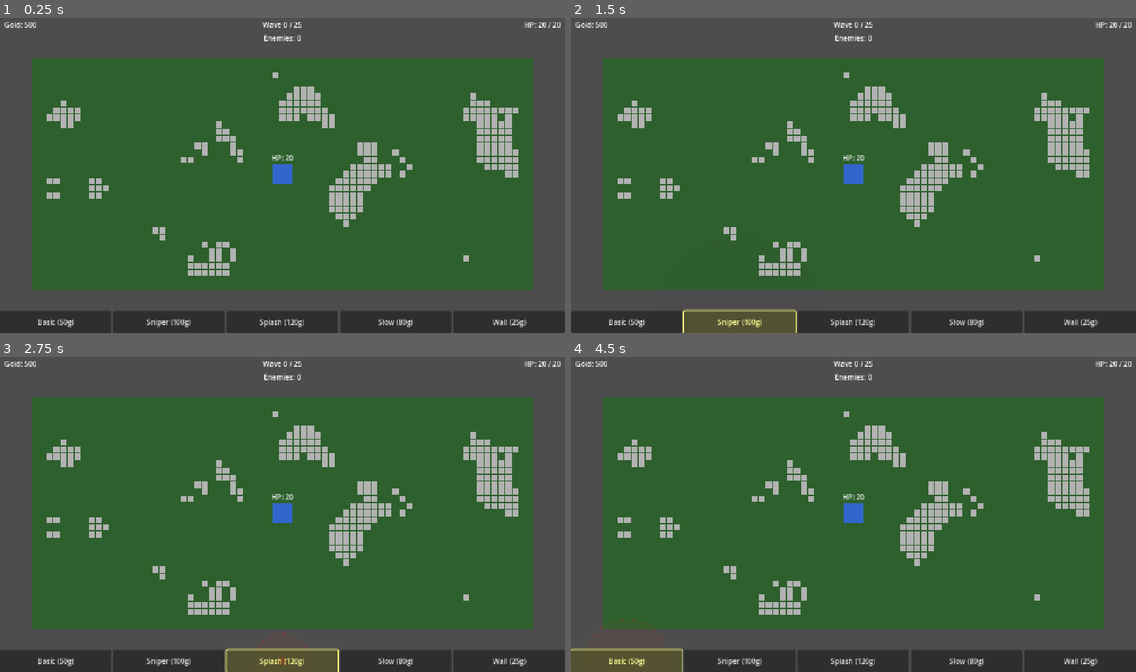
Above: before the commit, frames 1-4 (two rows, left to right).
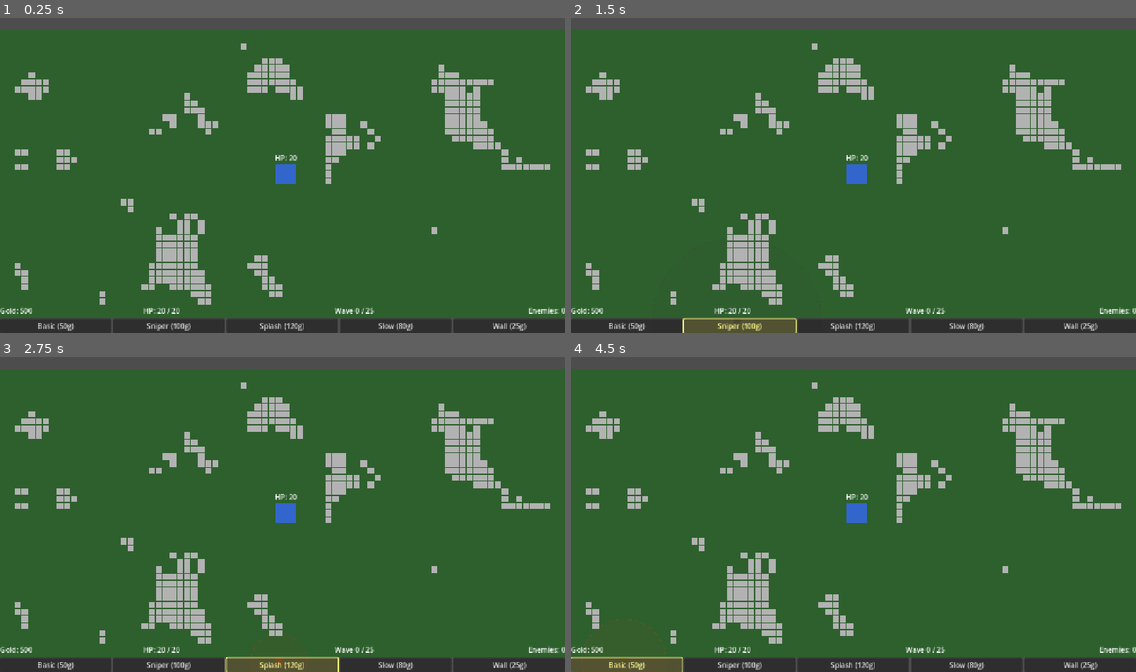
Above: after the commit, the same moments.

Repository: 3dw4rd1/OC_Tower_defense
Game: Godot game, scene res://scenes/levels/main.tscn
Same seed, same stepped clock (60 frames per second), same inputs: the game is played once before the commit and once after it.
Inputs:
- Up to frame 1 (0.25 s): no input
- Up to frame 2 (1.5 s): click "Basic (50g)" at 0.5 s; click "Sniper (100g)" at 1.25 s
- Up to frame 3 (2.75 s): click "Splash (120g)" at 2 s
- Up to frame 4 (4.5 s): click "Slow (80g)" at 2.75 s; click "Wall (25g)" at 3.5 s; click "Basic (50g)" at 4.25 s

The runs differ from the first frame. In frame 1, 35% of the frame differs, in the area x 0-100%, y 1-100%; in frame 2, 36%; in frame 3, 36%; in frame 4, 36%.

Commit message:
feat: scale map to 80x41, move stats to bottom HUD

Diff:
--- a/game/scenes/levels/main.tscn
+++ b/game/scenes/levels/main.tscn
@@ -9,10 +9,10 @@
 script = ExtResource("1_main")
 
 [node name="GameMap" parent="." instance=ExtResource("2_gamemap")]
-position = Vector2(0, 50)
+position = Vector2(0, 0)
 
 [node name="Base" parent="." instance=ExtResource("3_base")]
-position = Vector2(568, 314)
+position = Vector2(648, 328)
 
 [node name="EnemiesContainer" type="Node2D" parent="."]
 
@@ -21,6 +21,6 @@
 [node name="ObstaclesContainer" type="Node2D" parent="."]
 
 [node name="Camera2D" type="Camera2D" parent="."]
-position = Vector2(568, 314)
+position = Vector2(640, 328)
 
 [node name="HUD" parent="." instance=ExtResource("4_hud")]
--- a/game/scenes/ui/hud.tscn
+++ b/game/scenes/ui/hud.tscn
@@ -5,68 +5,57 @@
 [node name="HUD" type="CanvasLayer"]
 script = ExtResource("1_hud")
 
-[node name="GoldLabel" type="Label" parent="."]
-offset_left = 10.0
-offset_top = 10.0
-offset_right = 200.0
-offset_bottom = 36.0
+[node name="BottomBar" type="VBoxContainer" parent="."]
+anchor_left = 0.0
+anchor_right = 1.0
+anchor_top = 1.0
+anchor_bottom = 1.0
+offset_top = -64.0
+offset_bottom = 0.0
+
+[node name="StatsBar" type="HBoxContainer" parent="BottomBar"]
+custom_minimum_size = Vector2(0, 28)
+theme_override_constants/separation = 20
+
+[node name="GoldLabel" type="Label" parent="BottomBar/StatsBar"]
+size_flags_horizontal = 3
 text = "Gold: 100"
 
-[node name="HPLabel" type="Label" parent="."]
-anchor_left = 1.0
-anchor_right = 1.0
-offset_left = -200.0
-offset_top = 10.0
-offset_right = -10.0
-offset_bottom = 36.0
+[node name="HPLabel" type="Label" parent="BottomBar/StatsBar"]
+size_flags_horizontal = 3
 text = "HP: 20 / 20"
-horizontal_alignment = 2
 
-[node name="WaveLabel" type="Label" parent="."]
-anchor_left = 0.5
-anchor_right = 0.5
-offset_left = -100.0
-offset_top = 10.0
-offset_right = 100.0
-offset_bottom = 36.0
+[node name="WaveLabel" type="Label" parent="BottomBar/StatsBar"]
+size_flags_horizontal = 3
 text = "Wave 0 / 10"
 horizontal_alignment = 1
 
-[node name="EnemyCountLabel" type="Label" parent="."]
-anchor_left = 0.5
-anchor_right = 0.5
-offset_left = -100.0
-offset_top = 40.0
-offset_right = 100.0
-offset_bottom = 62.0
+[node name="EnemyCountLabel" type="Label" parent="BottomBar/StatsBar"]
+size_flags_horizontal = 3
 text = "Enemies: 0"
-horizontal_alignment = 1
+horizontal_alignment = 2
 
-[node name="TowerPanel" type="HBoxContainer" parent="."]
-anchor_top = 1.0
-anchor_bottom = 1.0
-anchor_right = 1.0
-offset_top = -50.0
-offset_bottom = 0.0
+[node name="TowerPanel" type="HBoxContainer" parent="BottomBar"]
+size_flags_vertical = 3
 alignment = 1
 
-[node name="BasicBtn" type="Button" parent="TowerPanel"]
+[node name="BasicBtn" type="Button" parent="BottomBar/TowerPanel"]
 size_flags_horizontal = 3
 text = "Basic (50g)"
 
-[node name="SniperBtn" type="Button" parent="TowerPanel"]
+[node name="SniperBtn" type="Button" parent="BottomBar/TowerPanel"]
 size_flags_horizontal = 3
 text = "Sniper (100g)"
 
-[node name="SplashBtn" type="Button" parent="TowerPanel"]
+[node name="SplashBtn" type="Button" parent="BottomBar/TowerPanel"]
 size_flags_horizontal = 3
 text = "Splash (120g)"
 
-[node name="SlowBtn" type="Button" parent="TowerPanel"]
+[node name="SlowBtn" type="Button" parent="BottomBar/TowerPanel"]
 size_flags_horizontal = 3
 text = "Slow (80g)"
 
-[node name="WallBtn" type="Button" parent="TowerPanel"]
+[node name="WallBtn" type="Button" parent="BottomBar/TowerPanel"]
 size_flags_horizontal = 3
 text = "Wall (25g)"
 
@@ -134,10 +123,10 @@
 offset_bottom = 36.0
 text = "Play Again"
 
-[connection signal="pressed" from="TowerPanel/BasicBtn" to="." method="_on_basic_button_pressed"]
-[connection signal="pressed" from="TowerPanel/SniperBtn" to="." method="_on_sniper_button_pressed"]
-[connection signal="pressed" from="TowerPanel/SplashBtn" to="." method="_on_splash_button_pressed"]
-[connection signal="pressed" from="TowerPanel/SlowBtn" to="." method="_on_slow_button_pressed"]
-[connection signal="pressed" from="TowerPanel/WallBtn" to="." method="_on_wall_button_pressed"]
+[connection signal="pressed" from="BottomBar/TowerPanel/BasicBtn" to="." method="_on_basic_button_pressed"]
+[connection signal="pressed" from="BottomBar/TowerPanel/SniperBtn" to="." method="_on_sniper_button_pressed"]
+[connection signal="pressed" from="BottomBar/TowerPanel/SplashBtn" to="." method="_on_splash_button_pressed"]
+[connection signal="pressed" from="BottomBar/TowerPanel/SlowBtn" to="." method="_on_slow_button_pressed"]
+[connection signal="pressed" from="BottomBar/TowerPanel/WallBtn" to="." method="_on_wall_button_pressed"]
 [connection signal="pressed" from="GameOverOverlay/RestartButton" to="." method="_on_restart_button_pressed"]
 [connection signal="pressed" from="VictoryOverlay/RestartButton" to="." method="_on_restart_button_pressed"]
--- a/game/scripts/autoloads/PathfindingManager.gd
+++ b/game/scripts/autoloads/PathfindingManager.gd
@@ -2,10 +2,10 @@
 
 signal obstacle_changed
 
-const GRID_COLS: int = 71
-const GRID_ROWS: int = 33
+const GRID_COLS: int = 80
+const GRID_ROWS: int = 41
 const TILE_SIZE: int = 16
-const BASE_TILE: Vector2i = Vector2i(35, 16)
+const BASE_TILE: Vector2i = Vector2i(40, 20)
 
 var _astar: AStar2D = AStar2D.new()
 
@@ -64,14 +64,14 @@
 func tile_to_world(tile_pos: Vector2i) -> Vector2:
 	return Vector2(
 		tile_pos.x * TILE_SIZE + TILE_SIZE / 2,
-		tile_pos.y * TILE_SIZE + TILE_SIZE / 2 + 50
+		tile_pos.y * TILE_SIZE + TILE_SIZE / 2
 	)
 
 
 func world_to_tile(world_pos: Vector2) -> Vector2i:
 	return Vector2i(
 		floori(world_pos.x / TILE_SIZE),
-		floori((world_pos.y - 50) / TILE_SIZE)
+		floori(world_pos.y / TILE_SIZE)
 	)
 
 
--- a/game/scripts/autoloads/TerrainManager.gd
+++ b/game/scripts/autoloads/TerrainManager.gd
@@ -1,8 +1,8 @@
 extends Node
 
-const GRID_COLS: int = 71
-const GRID_ROWS: int = 33
-const BASE_TILE: Vector2i = Vector2i(35, 16)
+const GRID_COLS: int = 80
+const GRID_ROWS: int = 41
+const BASE_TILE: Vector2i = Vector2i(40, 20)
 # Keep this many tiles clear from every edge so spawn points are never blocked
 const EDGE_BUFFER: int = 2
 
--- a/game/scripts/levels/game_map.gd
+++ b/game/scripts/levels/game_map.gd
@@ -1,7 +1,7 @@
 extends TileMap
 
-const GRID_COLS: int = 71
-const GRID_ROWS: int = 33
+const GRID_COLS: int = 80
+const GRID_ROWS: int = 41
 # Dark green — placeholder ground tile (grass)
 const GROUND_COLOR: Color = Color(0.18, 0.38, 0.18, 1.0)
 
@@ -23,7 +23,7 @@
 
 const MAX_WALL_TOWERS: int = 20
 
-const BASE_TILE: Vector2i = Vector2i(35, 16)
+const BASE_TILE: Vector2i = Vector2i(40, 20)
 
 var selected_tower_type: String = ""
 var _placed_tiles: Dictionary = {}
--- a/game/scripts/ui/hud.gd
+++ b/game/scripts/ui/hud.gd
@@ -1,16 +1,16 @@
 extends CanvasLayer
 
-@onready var _gold_label: Label = $GoldLabel
-@onready var _hp_label: Label = $HPLabel
-@onready var _wave_label: Label = $WaveLabel
-@onready var _enemy_count_label: Label = $EnemyCountLabel
+@onready var _gold_label: Label = $BottomBar/StatsBar/GoldLabel
+@onready var _hp_label: Label = $BottomBar/StatsBar/HPLabel
+@onready var _wave_label: Label = $BottomBar/StatsBar/WaveLabel
+@onready var _enemy_count_label: Label = $BottomBar/StatsBar/EnemyCountLabel
 @onready var _game_over_overlay: Control = $GameOverOverlay
 @onready var _victory_overlay: Control = $VictoryOverlay
-@onready var _basic_btn: Button = $TowerPanel/BasicBtn
-@onready var _sniper_btn: Button = $TowerPanel/SniperBtn
-@onready var _splash_btn: Button = $TowerPanel/SplashBtn
-@onready var _slow_btn: Button = $TowerPanel/SlowBtn
-@onready var _wall_btn: Button = $TowerPanel/WallBtn
+@onready var _basic_btn: Button = $BottomBar/TowerPanel/BasicBtn
+@onready var _sniper_btn: Button = $BottomBar/TowerPanel/SniperBtn
+@onready var _splash_btn: Button = $BottomBar/TowerPanel/SplashBtn
+@onready var _slow_btn: Button = $BottomBar/TowerPanel/SlowBtn
+@onready var _wall_btn: Button = $BottomBar/TowerPanel/WallBtn
 
 const SELECTED_MODULATE: Color = Color(1.5, 1.5, 0.6, 1.0)
 const NORMAL_MODULATE: Color = Color(1.0, 1.0, 1.0, 1.0)
